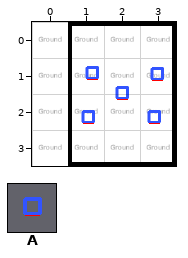
Tiled map -- CassiopeeUnity/Assets/Worlds/Cassiopee/Data/Level2Room4.tmx. Above is the file before it was changed.
Cells are 50x50 px. Shown: x 0..3, y 0..3.
Key: from "Deco": A 6 "object".
Objects are placed by their top-left corner, in cells (3,4 is the top-left corner of cell 3,4); size is 1x1 cell unless given.
Layers that did not change in this view are not listed.
Objects on layer "Floor 0/Objects" before:
A "chaise" at 1.2,1
A "chaise" at 3,1
A "TableDeReu" at 2,1.5
A "chaise" at 2.9,2.2
A "chaise" at 1.1,2.2
The result:
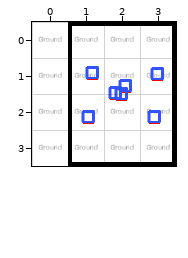
Difference:
Layer "Floor 0/Objects":
added: A "Ordi" at 2.1,1.3
added: A "Walkman" at 1.8,1.5
